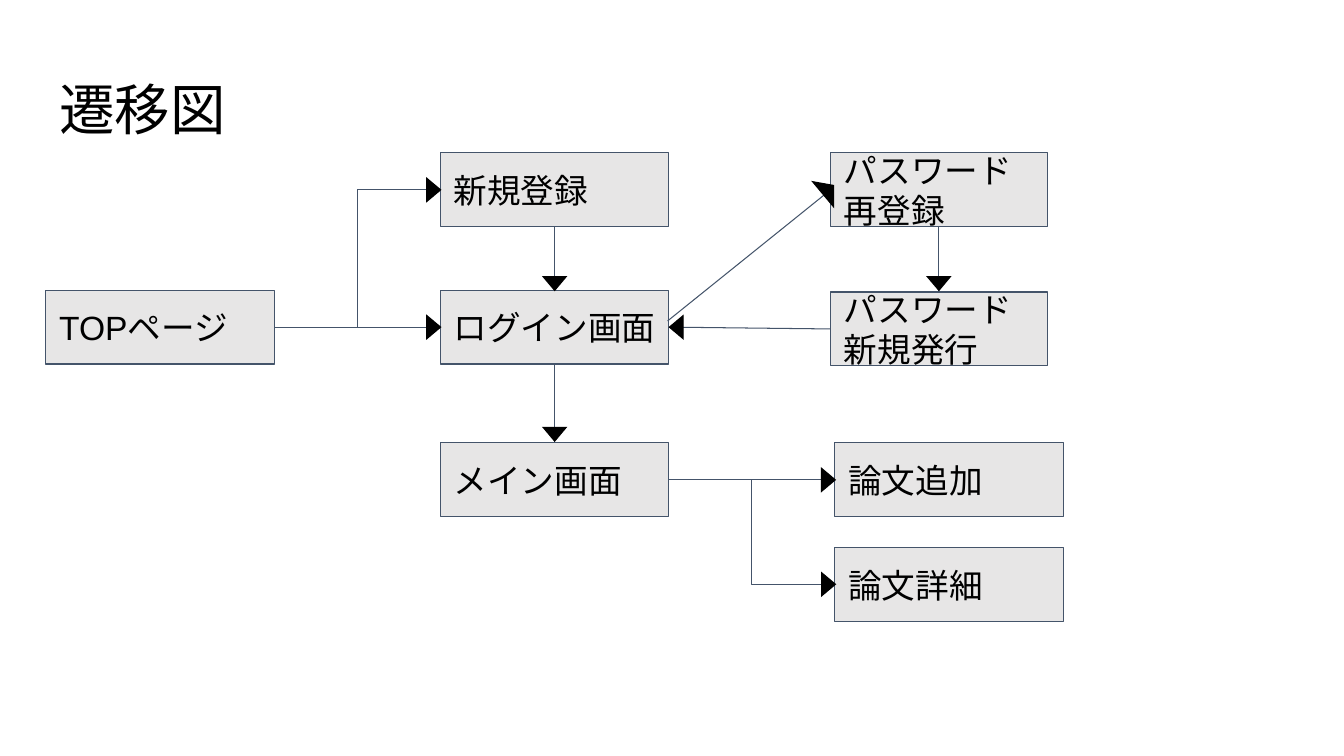
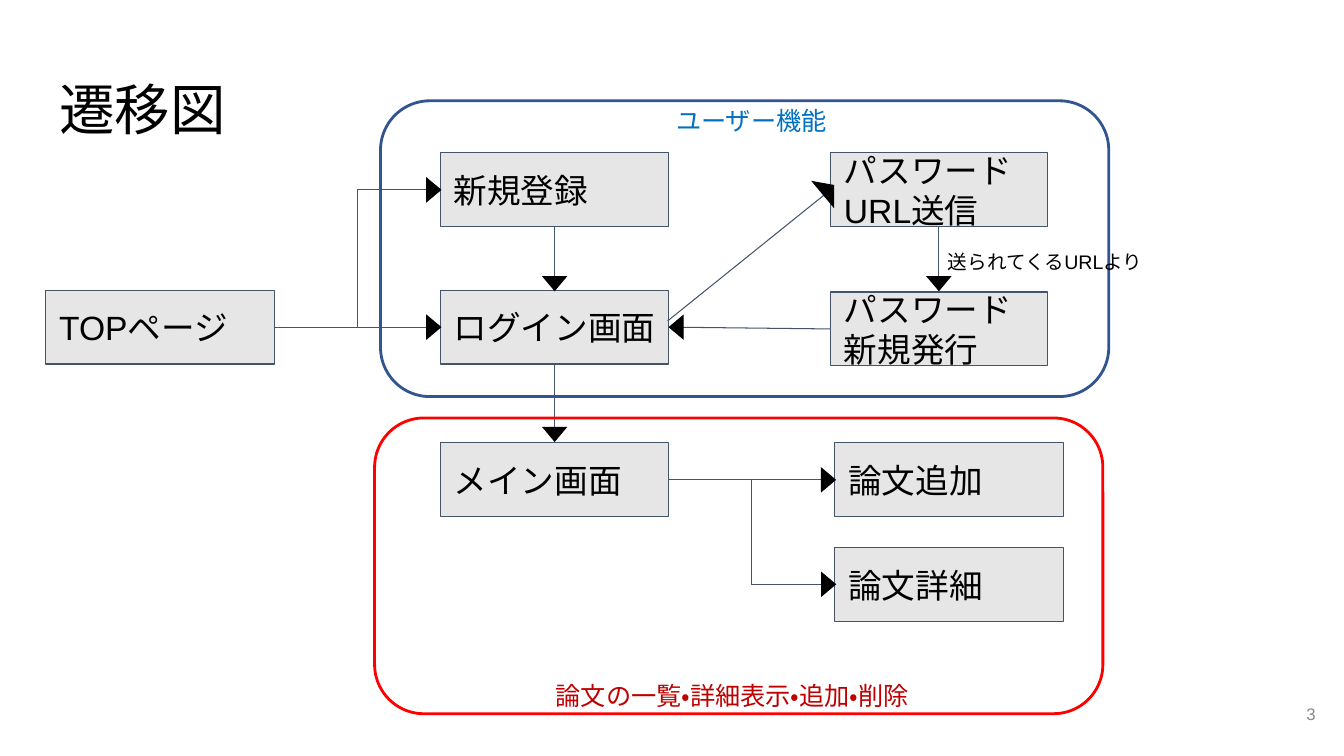
Before and after one commit to minehisa/ex2021, a slide deck: slide 3 of スライド資料/提案資料/20210607_pitch.pptx. Drawn at 1344x756 pixels with LibreOffice and Linux fonts; fonts in the diff are those of the drawing. Boxes give left, top, right and bottom in pixels: in the first picture for what was removed or moved away, otherwise in the second. Text is boxed around its words. In the diff, an @@ line names an element or a change of style, - is before the commit and + after.

```diff
--- a/スライド資料/提案資料/20210607_pitch.pptx
+++ b/スライド資料/提案資料/20210607_pitch.pptx
@@ rounded rectangle added at <box>380,101,1108,396</box>, outline #325491 2 pt @@
@@ text added at <box>676,108,827,132</box>, 18 pt, text #0070C0 @@
+ユーザー機能
@@ text in rectangle at <box>844,152,1012,230</box>: text changed @@
-パスワード再登録
+パスワードURL送信
@@ text added at <box>948,249,1143,275</box>, 14 pt, text #000000 @@
+送られてくるURLより
@@ rounded rectangle added at <box>375,418,1103,714</box>, outline #FF0000 2 pt @@
@@ text added at <box>556,683,909,707</box>, 18 pt, text #C00000 @@
+論文の一覧・詳細表示・追加・削除
@@ page number added at <box>1306,708,1315,720</box>, 12 pt, text #888888 @@
+3
```
Also in this commit, not shown: 11 other slides changed, 1 slide added.
